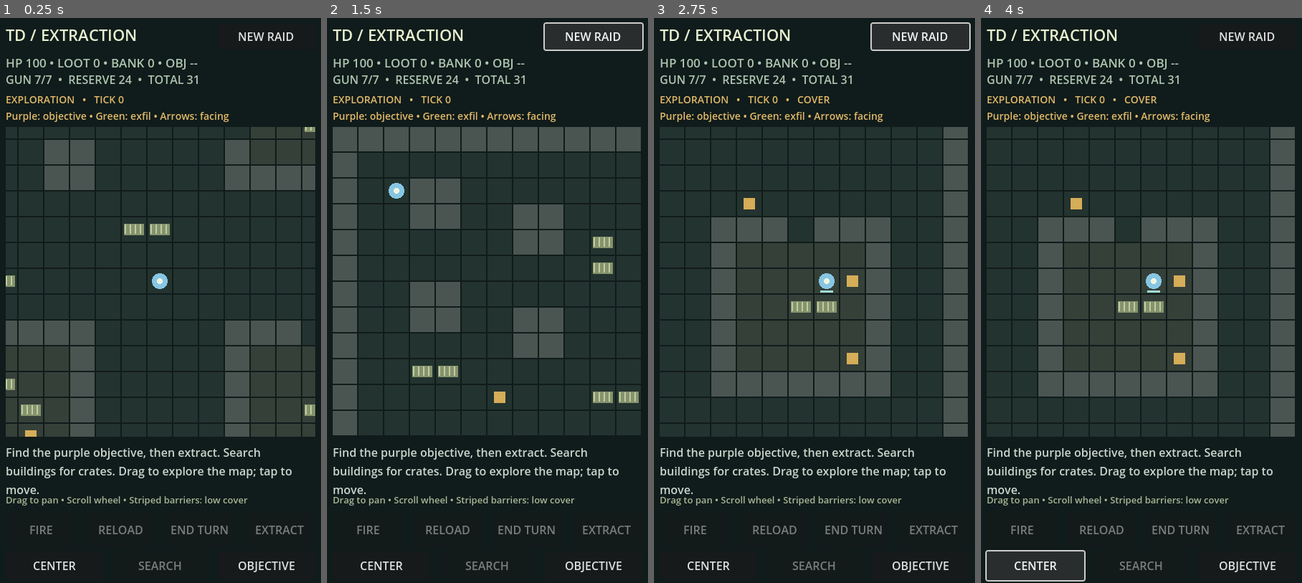
Above: before the commit, frames 1-4 (left to right).
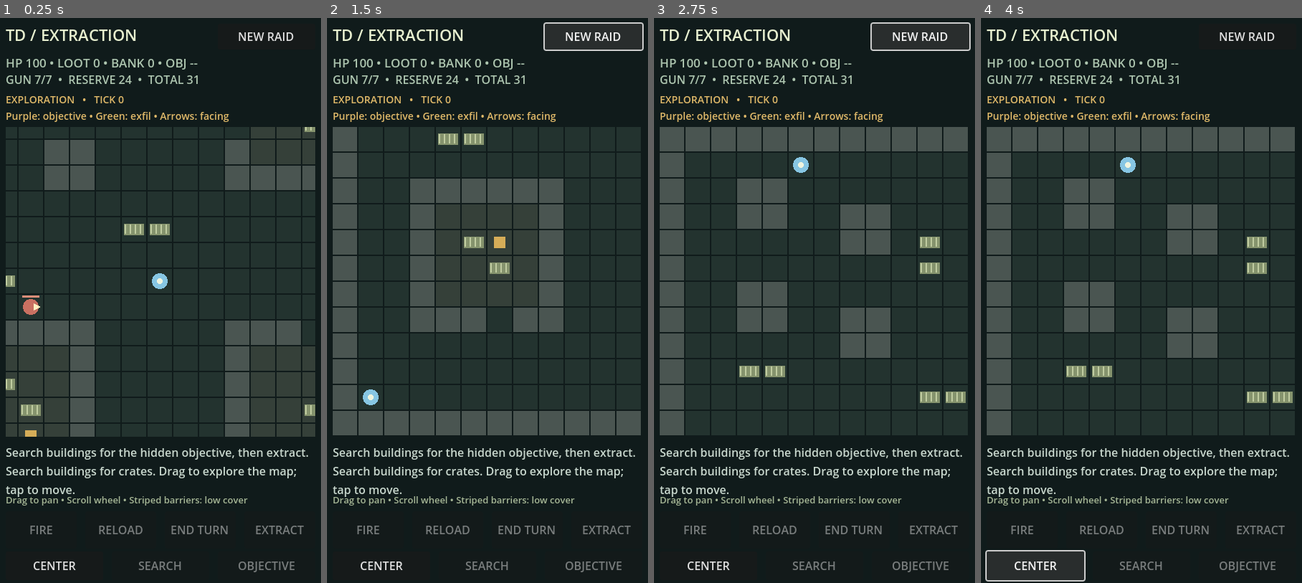
Above: after the commit, the same moments.

Repository: thenamelessguy77/TDExtract
Game: Godot game, scene res://main.tscn
Same seed, same stepped clock (60 frames per second), same inputs: the game is played once before the commit and once after it.
Inputs (mouse positions are in pixels of both pictures, inside the frame that each line leads up to):
- Up to frame 1 (0.25 s): no input
- Up to frame 2 (1.5 s): click (593, 566) at 0.5 s, where only the run before the commit has a clickable "OBJECTIVE"; click "NEW RAID" at 1.25 s
- Up to frame 3 (2.75 s): click "NEW RAID" at 2 s
- Up to frame 4 (4 s): click "CENTER" at 2.75 s; click "CENTER" at 3.5 s

The runs differ from the first frame. In frame 1, 2.1% of the frame differs, in the area x 1-96%, y 49-99%; in frame 2, 14%; in frame 3, 22%, in the area x 1-98%, y 13-99%; in frame 4, 22%.

Commit message:
Conceal indoor objectives and reveal extraction only after collection

Diff:
--- a/main.gd
+++ b/main.gd
@@ -44,6 +44,7 @@
 var end_button: Button
 var extract_button: Button
 var search_button: Button
+var objective_button: Button
 var map_view: Control
 var camera = Vector2.ZERO
 var pointer_down = false
@@ -109,7 +110,8 @@
 	make_button("CENTER", Vector2(24, 756), center_player).size = Vector2(136, 40)
 	search_button = make_button("SEARCH", Vector2(172, 756), search_nearby_body)
 	search_button.size = Vector2(136, 40)
-	make_button("OBJECTIVE", Vector2(320, 756), center_objective).size = Vector2(136, 40)
+	objective_button = make_button("OBJECTIVE", Vector2(320, 756), center_objective)
+	objective_button.size = Vector2(136, 40)
 	make_button("NEW RAID", Vector2(320, 20), new_raid).size = Vector2(136, 36)
 
 func tile_at(p: Vector2i) -> String:
@@ -152,10 +154,13 @@
 	while distance(player, exfil) < 8:
 		floor_tiles.push_front(exfil)
 		exfil = floor_tiles.pop_back()
-	objective = floor_tiles.pop_back()
-	while distance(player, objective) < OBJECTIVE_MIN_DISTANCE:
-		floor_tiles.push_front(objective)
-		objective = floor_tiles.pop_back()
+	var objective_tiles: Array[Vector2i] = []
+	for tile in floor_tiles:
+		if is_indoors(tile) and distance(player, tile) >= OBJECTIVE_MIN_DISTANCE:
+			objective_tiles.append(tile)
+	assert(not objective_tiles.is_empty(), "A distant indoor objective location is required")
+	objective = objective_tiles[rng.randi_range(0, objective_tiles.size() - 1)]
+	floor_tiles.erase(objective)
 	objective_collected = false
 	enemies.clear()
 	for i in range(RAID_ENEMY_COUNT):
@@ -184,7 +189,7 @@
 	combat = false
 	finished = false
 	selected = -1
-	message = "Find the purple objective, then extract. Search buildings for crates. Drag to explore the map; tap to move."
+	message = "Search buildings for the hidden objective, then extract. Search buildings for crates. Drag to explore the map; tap to move."
 	center_player()
 	refresh()
 
@@ -198,6 +203,9 @@
 		if blocks_sight(Vector2i(roundi(p.x), roundi(p.y))):
 			return false
 	return true
+
+func objective_visible() -> bool:
+	return not objective_collected and distance(player, objective) <= 6 and line_of_sight(player, objective)
 
 func visible(e: Dictionary) -> bool:
 	return e.hp > 0 and distance(player, e.pos) <= 6 and line_of_sight(player, e.pos)
@@ -466,6 +474,8 @@
 	fire_button.disabled = finished or not combat or selected < 0 or ap <= 0 or ammo <= 0
 	reload_button.disabled = not can_reload()
 	end_button.disabled = finished or not combat
+	objective_button.text = "EXFIL" if objective_collected else "OBJECTIVE"
+	objective_button.disabled = not objective_collected and not objective_visible()
 	search_button.disabled = finished or (combat and ap < 1) or nearby_body() < 0
 	search_button.tooltip_text = "Search body: 1 AP" if combat else "Search body: 1 world tick"
 	map_view.queue_redraw()
@@ -485,9 +495,10 @@
 				canvas.draw_rect(Rect2(rect.position + Vector2(3, 9), Vector2(28, 16)), Color("85936d"))
 				for stripe in range(4):
 					canvas.draw_line(rect.position + Vector2(5 + stripe * 7, 10), rect.position + Vector2(5 + stripe * 7, 23), Color("c0cca1"), 2)
-	var extract_rect = Rect2(map_point(exfil) + Vector2(3, 3), Vector2(28, 28))
-	canvas.draw_rect(extract_rect, Color("62b58d"), false, 3)
-	if not objective_collected:
+	if objective_collected:
+		var extract_rect = Rect2(map_point(exfil) + Vector2(3, 3), Vector2(28, 28))
+		canvas.draw_rect(extract_rect, Color("62b58d"), false, 3)
+	if objective_visible():
 		var center = map_point(objective) + Vector2(17, 17)
 		canvas.draw_colored_polygon(PackedVector2Array([center + Vector2(0, -12), center + Vector2(12, 0), center + Vector2(0, 12), center + Vector2(-12, 0)]), Color("c89bdf"))
 	for crate in loot:
@@ -572,6 +583,8 @@
 		map_view.queue_redraw()
 
 func center_objective():
+	if not objective_collected and not objective_visible():
+		return
 	camera = Vector2(exfil if objective_collected else objective) * CELL + Vector2(18, 18) - Vector2(216, 216)
 	clamp_camera()
 	map_view.queue_redraw()
--- a/tests/smoke.gd
+++ b/tests/smoke.gd
@@ -78,6 +78,7 @@
 		assert(game.distance(game.player, game.exfil) >= 8)
 		game.enemies.clear()
 		assert(not game.path_to(game.exfil).is_empty(), "Extraction must be connected to insertion")
+	assert(test_objective_visibility(game), "Objective visibility checks must complete")
 	assert(test_map_and_bodies(game), "Expanded map checks must complete")
 	assert(test_objective_facing_loot(game), "New raid mechanics must complete")
 	assert(test_health_and_cover(game), "Health and cover checks must all complete")
@@ -233,7 +234,7 @@
 		game.new_raid()
 		assert(game.distance(game.player, game.objective) >= 8)
 		assert(game.enemies.size() == 6)
-		assert(game.objective != game.exfil and game.walkable(game.objective))
+		assert(game.objective != game.exfil and game.walkable(game.objective) and game.is_indoors(game.objective))
 		assert(game.loot.size() == 4 and not game.objective_collected)
 		objective_locations[game.objective] = true
 		for e in game.enemies:
@@ -354,3 +355,32 @@
 	assert(Rect2(game.camera, Vector2(432, 432)).has_point(Vector2(game.player) * game.CELL))
 	print("PASS: 24x24 map, cover gaps including diagonals, single building entrances, accessible interiors, indoor loot bias, body search timing/AP/rewards/patrols, no duplicate or remote search, camera bounds")
 	return true
+
+func test_objective_visibility(game) -> bool:
+	game.new_raid()
+	game.enemies.clear()
+	game.player = Vector2i(13, 5)
+	game.objective = Vector2i(15, 5)
+	game.refresh()
+	assert(not game.objective_visible(), "Building wall must conceal nearby objective")
+	assert(game.objective_button.disabled)
+	var previous_camera = game.camera
+	game.center_objective()
+	assert(game.camera == previous_camera, "Navigation must not leak hidden location")
+	game.player = Vector2i(15, 6)
+	game.refresh()
+	assert(game.objective_visible() and not game.objective_button.disabled)
+	game.player = Vector2i(1, 1)
+	game.objective = Vector2i(10, 1)
+	game.refresh()
+	assert(not game.objective_visible(), "Clear sight outside range is insufficient")
+	game.objective_collected = true
+	game.exfil = Vector2i(22, 22)
+	game.refresh()
+	assert(not game.objective_visible() and not game.objective_button.disabled and game.objective_button.text == "EXFIL")
+	game.center_objective()
+	assert(Rect2(game.camera, Vector2(432, 432)).has_point(Vector2(game.exfil) * game.CELL), "Extraction is locatable after pickup without seeing it")
+	game.new_raid()
+	assert(not game.objective_collected and game.objective_button.disabled)
+	print("PASS: indoor objective spawn, wall/range concealment, guarded navigation, sight reveal, extraction navigation after collection, raid reset")
+	return true
Not shown, changed: DESIGN.md
Not shown, changed: README.md
